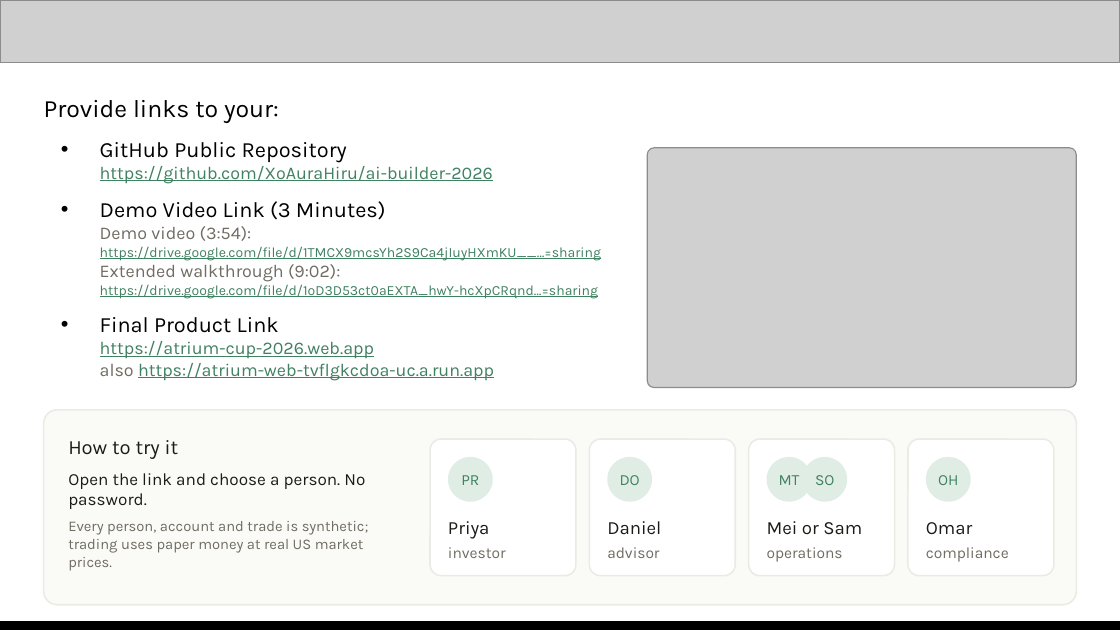
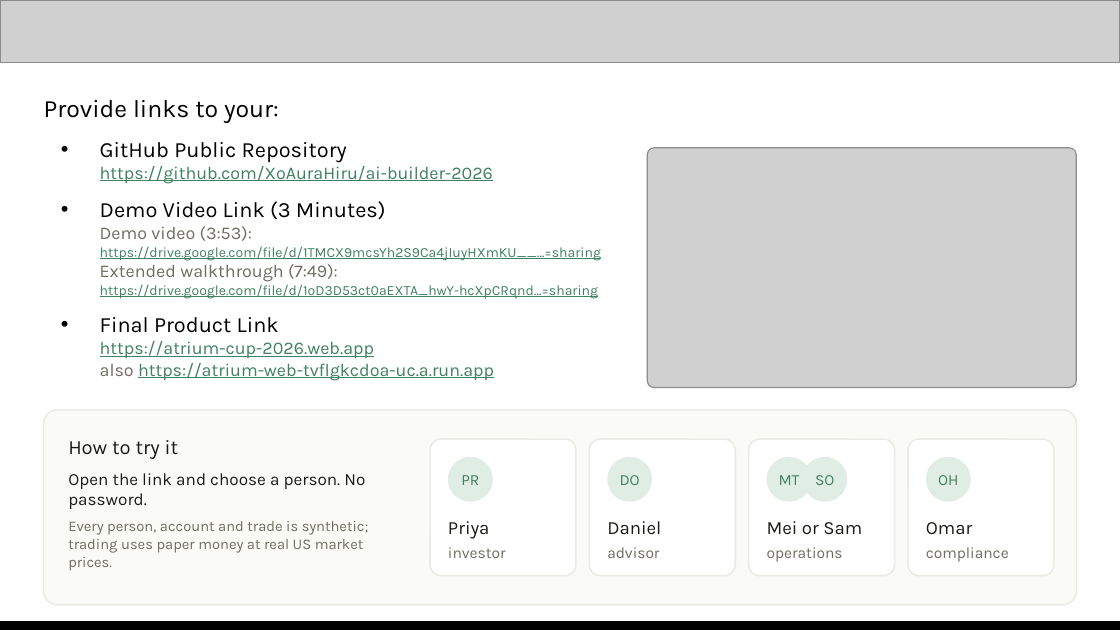
Before and after one commit to XoAuraHiru/ai-builder-2026, a slide deck: slide 13 of docs/pitch/Atrium-Pitch-Deck.pptx. Drawn at 1120x630 pixels with LibreOffice and Linux fonts; fonts in the diff are those of the drawing; grey boxes stand for pictures. Boxes give left, top, right and bottom in pixels: in the first picture for what was removed or moved away, otherwise in the second. Text is boxed around its words. In the diff, an @@ line names an element or a change of style, - is before the commit and + after.

```diff
--- a/docs/pitch/Atrium-Pitch-Deck.pptx
+++ b/docs/pitch/Atrium-Pitch-Deck.pptx
@@ text at box(100, 201, 601, 299): text changed @@
-• Demo Video Link (3 Minutes)
-  Demo video (3:54):
-  https://drive.google.com/file/d/1TMCX9mcsYh2S9Ca4jIuyHXmKU__…=sharing
-  Extended walkthrough (9:02):
-  https://drive.google.com/file/d/1oD3D53ct0aEXTA_hwY-hcXpCRqnd…=sharing
+• Demo Video Link (3 Minutes)
+  Demo video (3:53):
+  https://drive.google.com/file/d/1TMCX9mcsYh2S9Ca4jIuyHXmKU__…=sharing
+  Extended walkthrough (7:49):
+  https://drive.google.com/file/d/1oD3D53ct0aEXTA_hwY-hcXpCRqnd…=sharing
```
Also in this commit, not shown: 5 other files.
